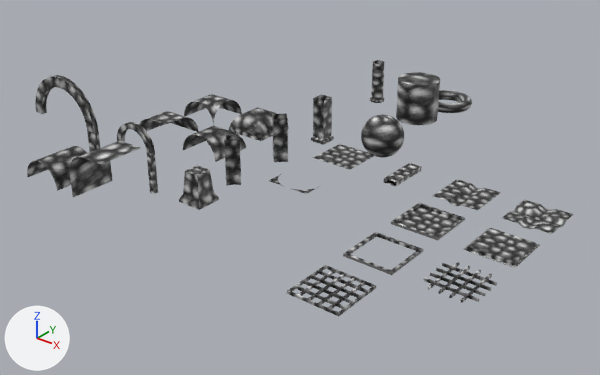
What one commit did to the glTF model assets/Meshes3.glb.
Rendered twice from a 50 mm lens placed at (19.4, -27.4, 14.7), pointed at (-2.0, -0.6, -1.9). Lighting does not change. The marker at lower left points along +X, +Y and +Z. Vertices at the same position are counted once.

In view in the first picture: 'ArchInside', 'ArchInsideHalf', 'Cylinder', 'Pillar', 'Pillar45', 'PillarBase', 'PillarBase2', 'Pillarindent', 'PlaneBump', 'PlaneCross', 'PlaneFrame', 'PlaneRidge', 'RoundPillar', 'RoundPillarBase', 'Sphere', 'dome', 'grid', 'gridsquare'.
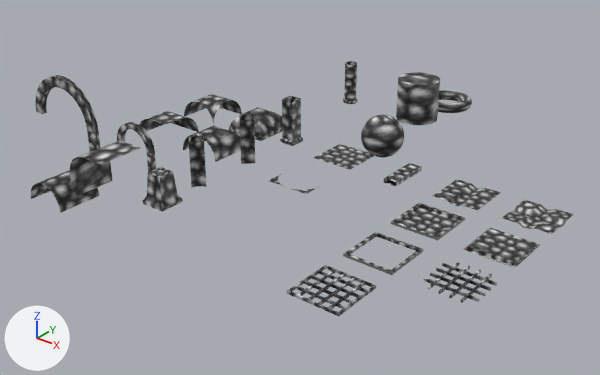
Boxes (x1, y1, x2, y2) around the edits, measured in the pictures (600 x 375 px):
'PillarBase2', mesh moved: before (179, 165, 219, 210); after (143, 167, 183, 211)
'ArchInside', mesh moved: before (27, 146, 87, 191); after (31, 170, 99, 213)
'Pillar', mesh moved: before (313, 94, 332, 140); after (282, 96, 301, 141)
'Pillarindent', mesh moved: before (224, 134, 241, 186); after (189, 136, 206, 188)
'Pillar45', mesh moved: before (272, 113, 288, 162); after (239, 115, 255, 164)
'PillarRound', added: after (344, 61, 357, 101)
'RoundPillar', deleted: before (371, 60, 385, 100)
'PillarBase', mesh moved: before (311, 136, 334, 145); after (280, 137, 303, 146)
'RoundPillarBase', deleted: before (370, 97, 384, 103)
'PillarRoundBase', added: after (343, 98, 358, 104)

The change, as a diff of the scene's bpy script:
```diff
--- a/assets/Meshes3.glb.py
+++ b/assets/Meshes3.glb.py
@@ me_plane_002 @@
 me_plane_002.from_pydata(...)  # 34 vertices, 32 faces; spans x -1.0..1.0, y -1.0..1.0, z 0.0..1.0
 # used by ob_archinside; location = (-8.0, -9.0, 0.0)
+# me_plane_002 part 1: the whole mesh is moved by (0.0, 0.0, -1.0)
 me_plane_002.materials.append(mat_material)
@@ me_plane_003 @@
 me_plane_003.from_pydata(...)  # 8 vertices, 8 faces; spans x 0.7..1.3, y 0.7..1.3, z 0.0..2.0
 # used by ob_pillar; location = (-3.0, 0.0, 0.0)
+# me_plane_003 part 2: the whole mesh is moved by (-1.0, -1.0, 0.0)
 me_plane_003.materials.append(mat_material)
@@ me_plane_004 @@
 me_plane_004.from_pydata(...)  # 16 vertices, 28 faces; spans x 0.627..1.373, y 0.627..1.373, z -0.135..0.135
 # used by ob_pillarbase; location = (-3.0, 0.0, 0.0)
+# me_plane_004 part 3: the whole mesh is moved by (-1.0, -1.0, 0.0)
 me_plane_004.materials.append(mat_material)
@@ me_plane_013 @@
 me_plane_013.from_pydata(...)  # 8 vertices, 8 faces; spans x 0.58..1.42, y 0.58..1.42, z 0.0..2.0
 # used by ob_pillar45; location = (-3.0, -3.0, 0.0)
+# me_plane_013 part 4: the whole mesh is moved by (-1.0, -1.0, 0.0)
 me_plane_013.materials.append(mat_material)
@@ me_plane_017 @@
 me_plane_017.from_pydata(...)  # 40 vertices, 40 faces; spans x 0.58..1.42, y 0.58..1.42, z 0.0..2.0
 # used by ob_pillarindent; location = (-3.0, -6.0, 0.0)
+# me_plane_017 part 5: the whole mesh is moved by (-1.0, -1.0, 0.0)
 me_plane_017.materials.append(mat_material)
@@ me_plane_018 @@
 me_plane_018.from_pydata(...)  # 20 vertices, 36 faces; spans x 0.451..1.549, y 0.451..1.549, z -0.135..1.267
 # used by ob_pillarbase2; location = (-3.0, -8.0, 0.0)
+# me_plane_018 part 6: the whole mesh is moved by (-1.0, -1.0, 0.0)
 me_plane_018.materials.append(mat_material)
@@ me_cylinder_002_1 @@
+me_cylinder_002_1.from_pydata(...)  # 130 vertices, 256 faces; spans x -0.383..0.383, y -0.383..0.383, z -0.087..0.087
+me_cylinder_002_1.materials.append(mat_material)  # picture img_wall
@@ me_cylinder_001_1 @@
+me_cylinder_001_1.from_pydata(...)  # 64 vertices, 64 faces; spans x -0.3..0.3, y -0.3..0.3, z 0.0..2.0
+me_cylinder_001_1.materials.append(mat_material)  # picture img_wall
@@ ob_roundpillar @@
-ob_roundpillar = bpy.data.objects.new('RoundPillar', me_cylinder_001)
-ob_roundpillar.location = (-4.0, 6.0, 0.0)
@@ ob_roundpillarbase @@
-ob_roundpillarbase = bpy.data.objects.new('RoundPillarBase', me_cylinder_002)
-ob_roundpillarbase.location = (-4.0, 6.0, 0.0)
@@ ob_pillarroundbase @@
+ob_pillarroundbase = bpy.data.objects.new('PillarRoundBase', me_cylinder_002_1)
+ob_pillarroundbase.location = (-4.0, 6.0, 0.0)
@@ ob_pillarround @@
+ob_pillarround = bpy.data.objects.new('PillarRound', me_cylinder_001_1)
+ob_pillarround.location = (-4.0, 6.0, 0.0)
```
